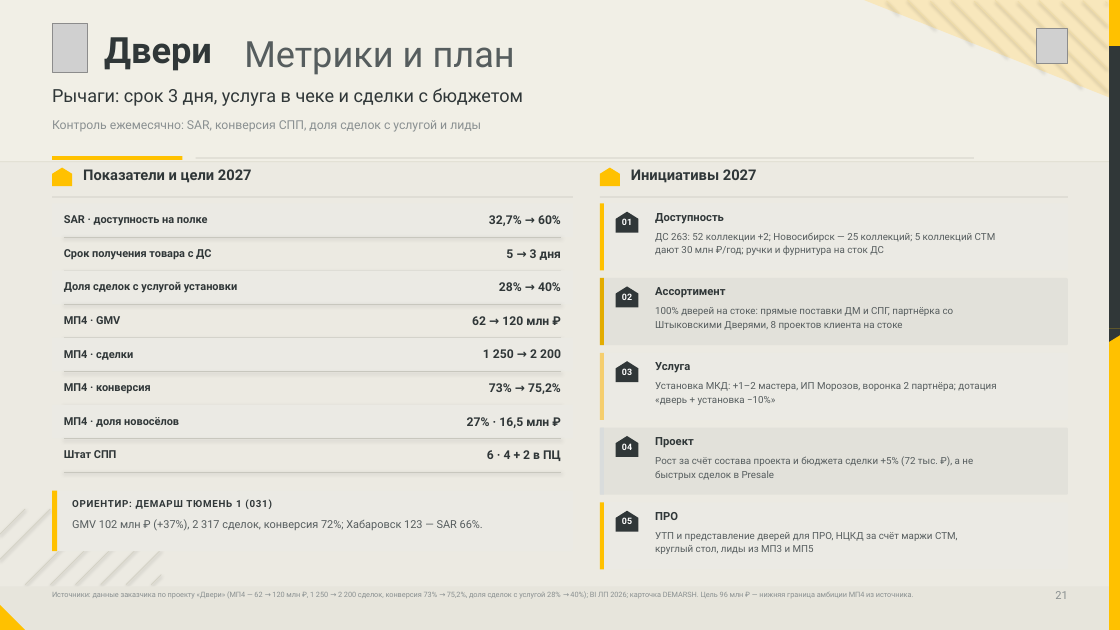
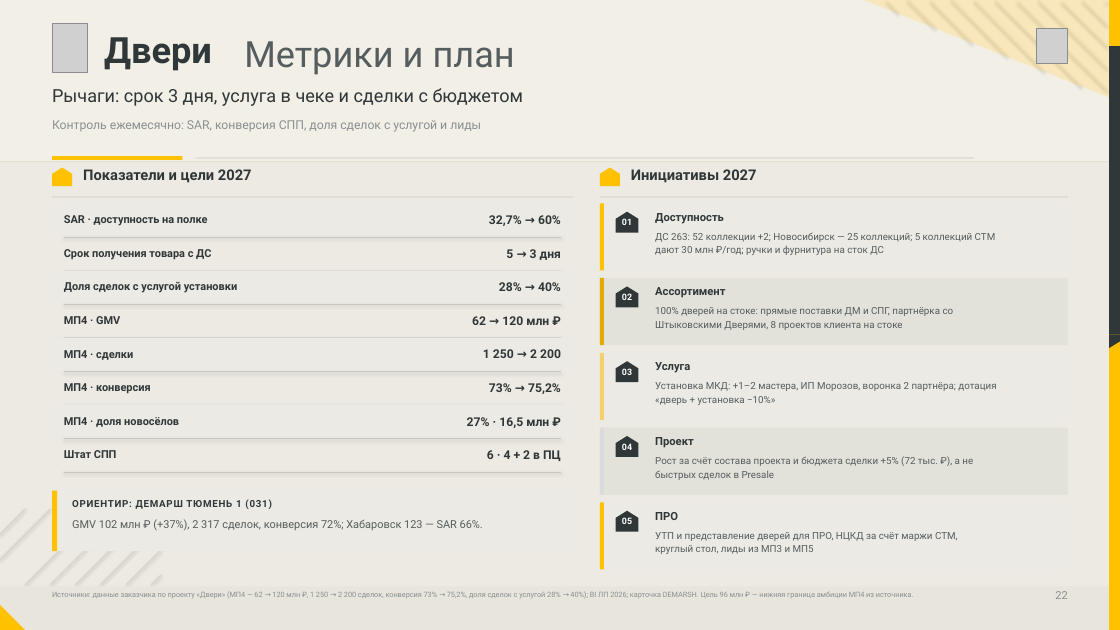
Before and after one commit to dmitrypalych44-ai/power-point, a slide deck: slide 22 of deliverables/deck.pptx (slide 21 before the commit). Drawn at 1120x630 pixels with LibreOffice and Linux fonts; fonts in the diff are those of the drawing; grey boxes stand for pictures. Boxes give left, top, right and bottom in pixels: in the first picture for what was removed or moved away, otherwise in the second. Text is boxed around its words. In the diff, an @@ line names an element or a change of style, - is before the commit and + after.

```diff
--- a/deliverables/deck.pptx
+++ b/deliverables/deck.pptx
@@ rectangle: place and size @@
-rectangle at <box>1109,46,1120,329</box>
+rectangle at <box>1109,46,1120,334</box>
@@ freeform shape: place and size @@
-freeform shape at <box>1109,329,1120,342</box>
+freeform shape at <box>1109,334,1120,348</box>
@@ text at <box>1055,591,1067,599</box>: text changed @@
-21
+22
```
Also in this commit, not shown: 38 other slides changed, 1 slide added, 51 other files.
